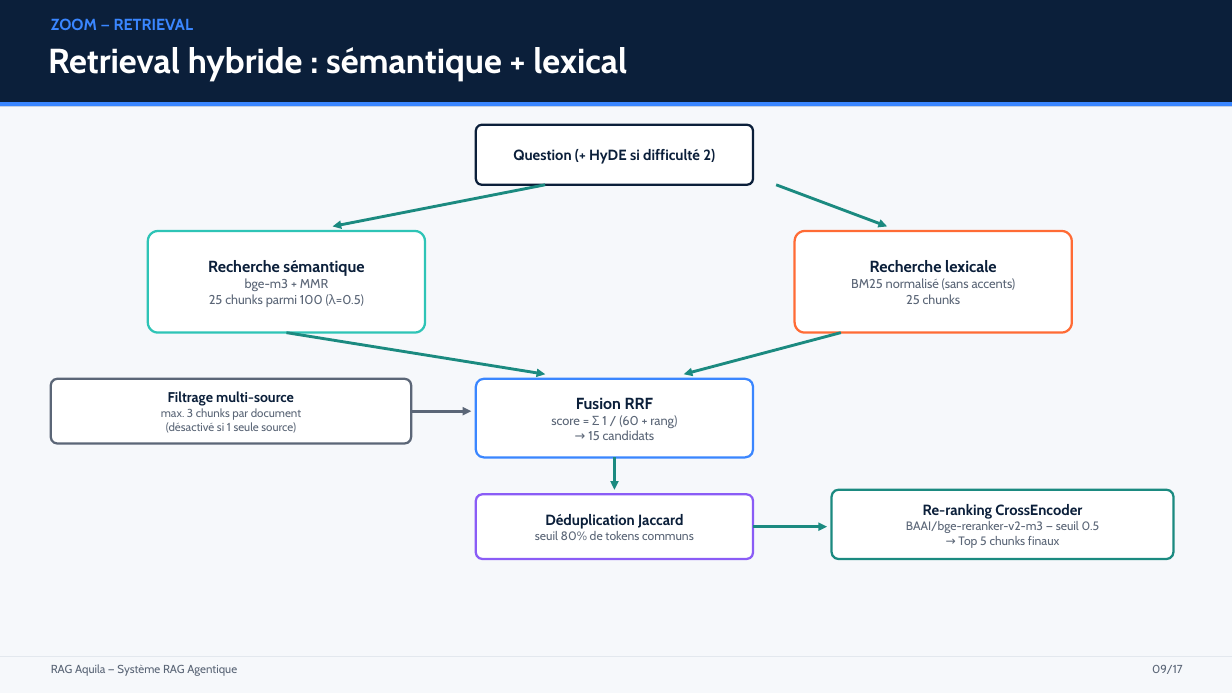
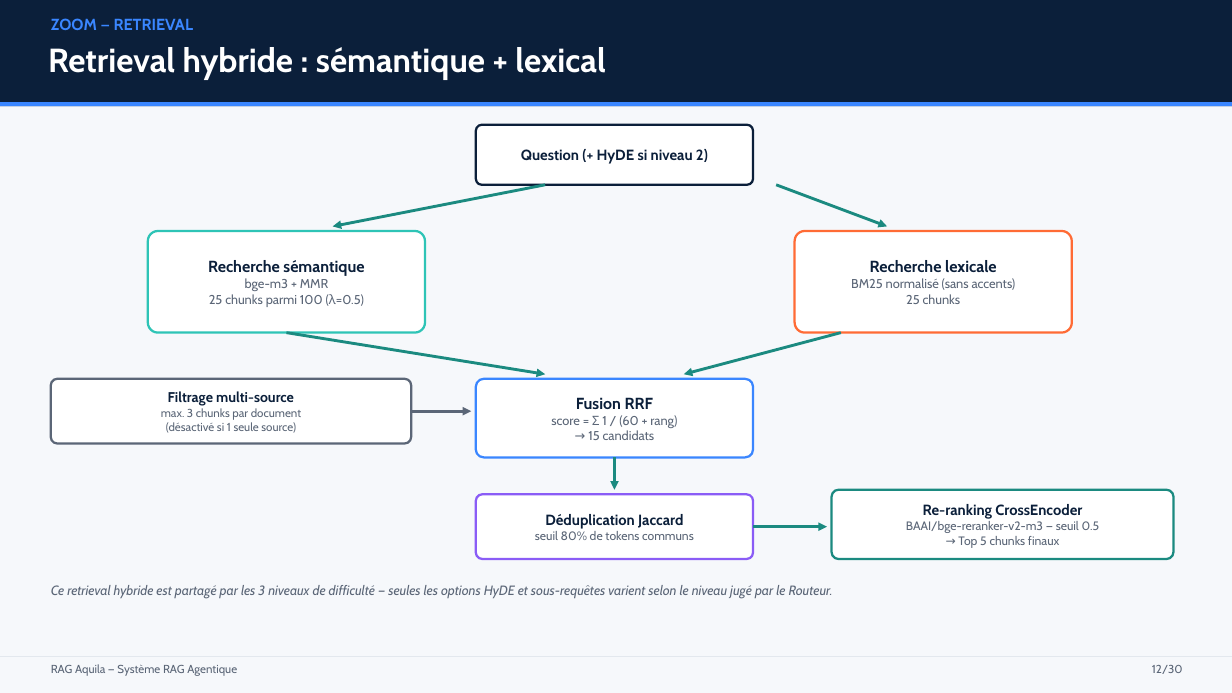
Before and after one commit to paulhenriduranton-collab/RAG_Aquila, a slide deck: slide 12 of Presentation_RAG_Aquila.pptx (slide 9 before the commit). Drawn at 1232x693 pixels with LibreOffice and Linux fonts; fonts in the diff are those of the drawing. Boxes give left, top, right and bottom in pixels: in the first picture for what was removed or moved away, otherwise in the second. Text is boxed around its words. In the diff, an @@ line names an element or a change of style, - is before the commit and + after.

```diff
--- a/Presentation_RAG_Aquila.pptx
+++ b/Presentation_RAG_Aquila.pptx
@@ text "Retrieval hybride : sémantique + ..." at (48, 47, 605, 80): size 27 to 26 pt @@
@@ text in rounded rectangle at (521, 149, 708, 164): text changed @@
-Question (+ HyDE si difficulté 2)
+Question (+ HyDE si niveau 2)
@@ text added at (51, 585, 833, 599), 10.5 pt, text #5B6677, italic @@
+Ce retrieval hybride est partagé par les 3 niveaux de difficulté — seules les options HyDE et sous-requêtes varient selon le niveau jugé par le Routeur.
@@ text at (1152, 665, 1183, 674): text changed @@
-09/17
+12/30
```
Also in this commit, not shown: 13 other slides changed, 16 slides added, 3 slides removed, 1 other file.
